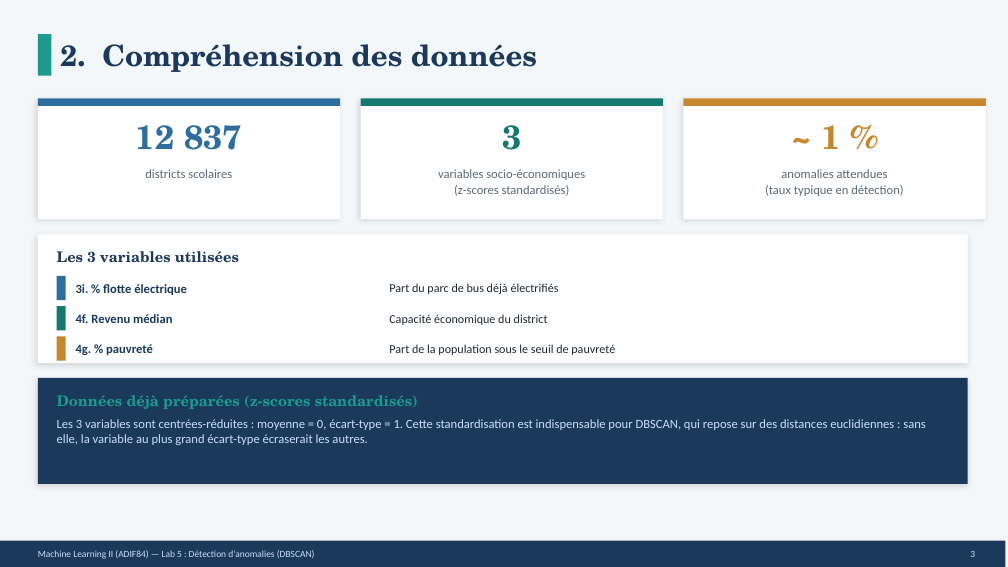
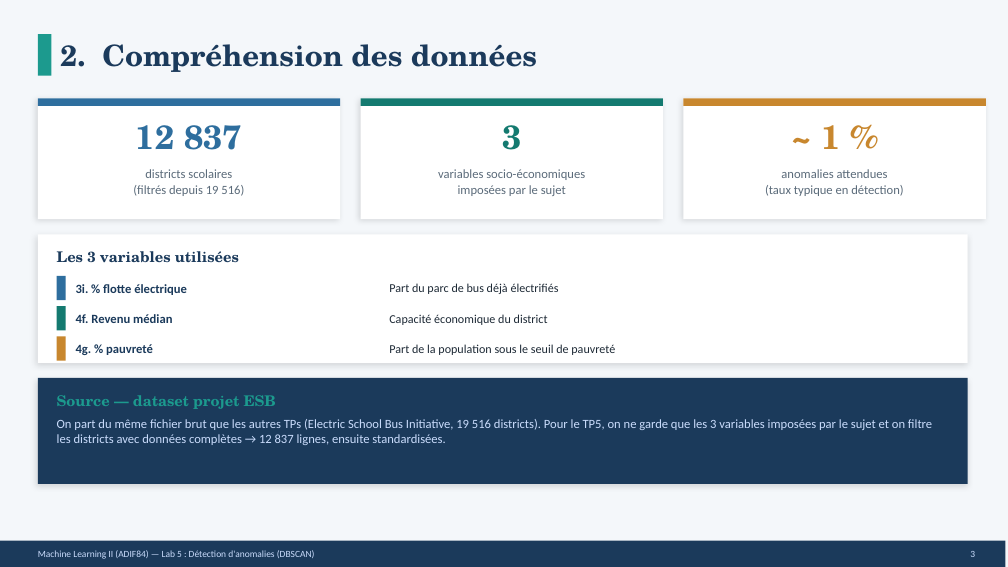
Before and after one commit to Gabriel-orcun/Machine-learning-2, a slide deck: slide 3 of TP5/presentation/Lab5_Anomalies_DBSCAN.pptx. Drawn at 1008x567 pixels with LibreOffice and Linux fonts; fonts in the diff are those of the drawing. Boxes give left, top, right and bottom in pixels: in the first picture for what was removed or moved away, otherwise in the second. Text is boxed around its words. In the diff, an @@ line names an element or a change of style, - is before the commit and + after.

Commit message:
TP5 : refonte slides 3-4 (3 transformations de preparation)

```diff
--- a/TP5/presentation/Lab5_Anomalies_DBSCAN.pptx
+++ b/TP5/presentation/Lab5_Anomalies_DBSCAN.pptx
@@ text at <box>133,185,244,196</box>: paragraph added @@
+(filtrés depuis 19 516)
@@ text at <box>458,185,566,196</box>: text changed @@
-(z-scores standardisés)
+imposées par le sujet
@@ text at <box>57,395,276,409</box>: text changed @@
-Données déjà préparées (z-scores standardisés)
+Source — dataset projet ESB
@@ text at <box>57,419,932,445</box>: text changed @@
-Les 3 variables sont centrées-réduites : moyenne = 0, écart-type = 1. Cette standardisation est indispensable pour DBSCAN, qui repose sur des distances euclidiennes : sans elle, la variable au plus grand écart-type écraserait les autres.
+On part du même fichier brut que les autres TPs (Electric School Bus Initiative, 19 516 districts). Pour le TP5, on ne garde que les 3 variables imposées par le sujet et on filtre les districts avec données complètes → 12 837 lignes, ensuite standardisées.
```
Also in this commit, not shown: 1 other slide changed, 1 other file.
